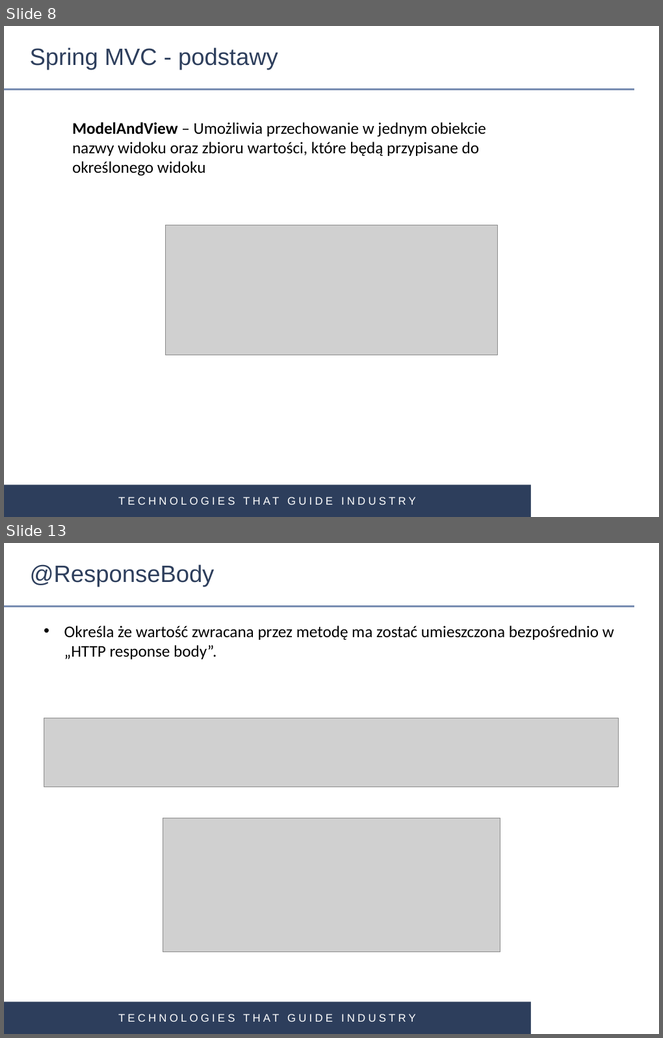
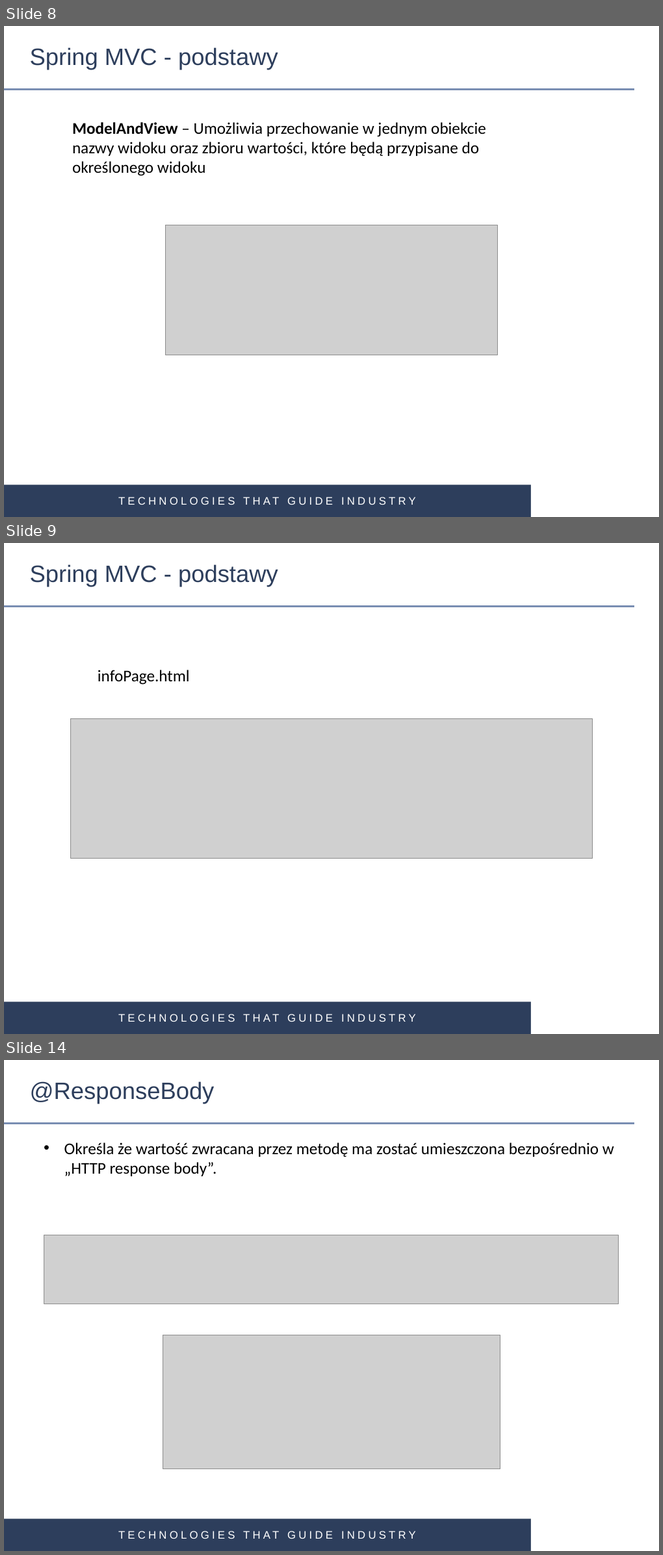
Before and after one commit to gardian91/SPRING_MVC-PSK, a slide deck: Spring MVC.pptx. Shown one above the other, each under a label of ours: slides 8 and 13 before the commit, slides 8, 9 and 14 after it; the slides between them are not shown. The pictures are 663x1038 and 663x1555 pixels, drawn with LibreOffice and Linux fonts; fonts in the diff are those of the drawing; grey boxes stand for pictures; background and template pictures are left out. Boxes give left, top, right and bottom in pixels: in the first picture for what was removed or moved away, otherwise in the second. Text is boxed around its words. In the diff, an @@ line names an element or a change of style, - is before the commit and + after.

```diff
--- a/Spring MVC.pptx
+++ b/Spring MVC.pptx
@@ slide 9 added at [4,543,659,1034], background #FFFFFF; not listed: 3 template elements that a slide beside it also shows @@
@@ title added at [30,564,278,587], 26 pt, text #2D3E5C @@
+Spring MVC - podstawy
@@ text added at [98,670,190,685], 18 pt, text #000000 @@
+infoPage.html
@@ picture added at [71,719,592,858] @@
@@ what was slide 13 is now slide 14 @@
```
Also in this commit, not shown: 6 slides changed, 5 other files.
